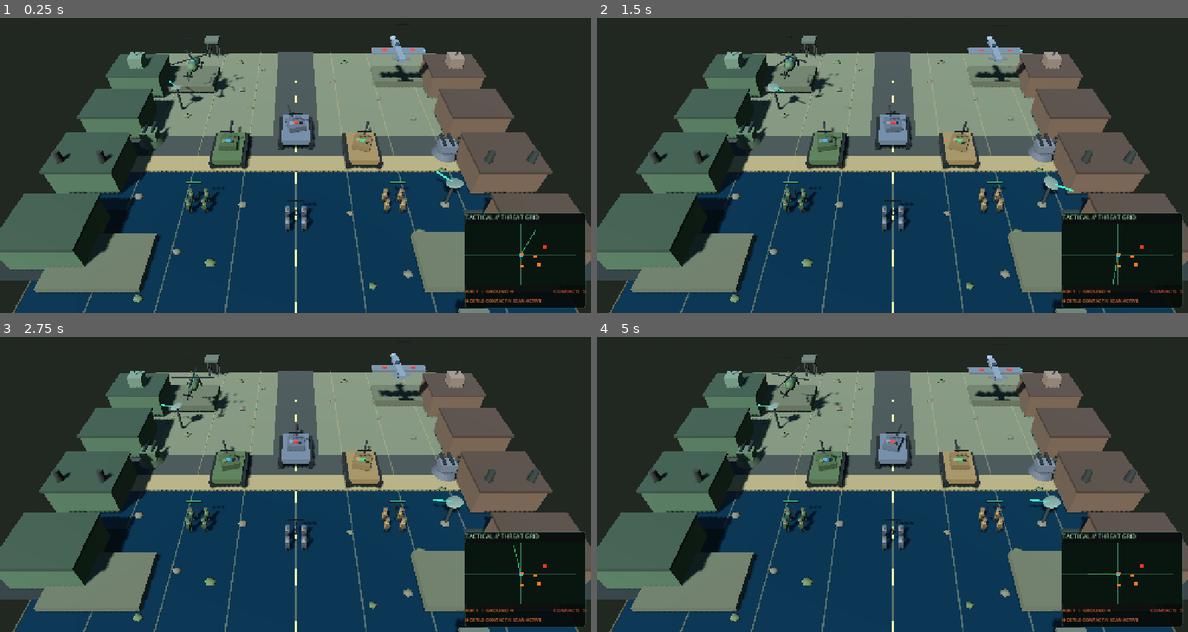
Above: before the commit, frames 1-4 (two rows, left to right).
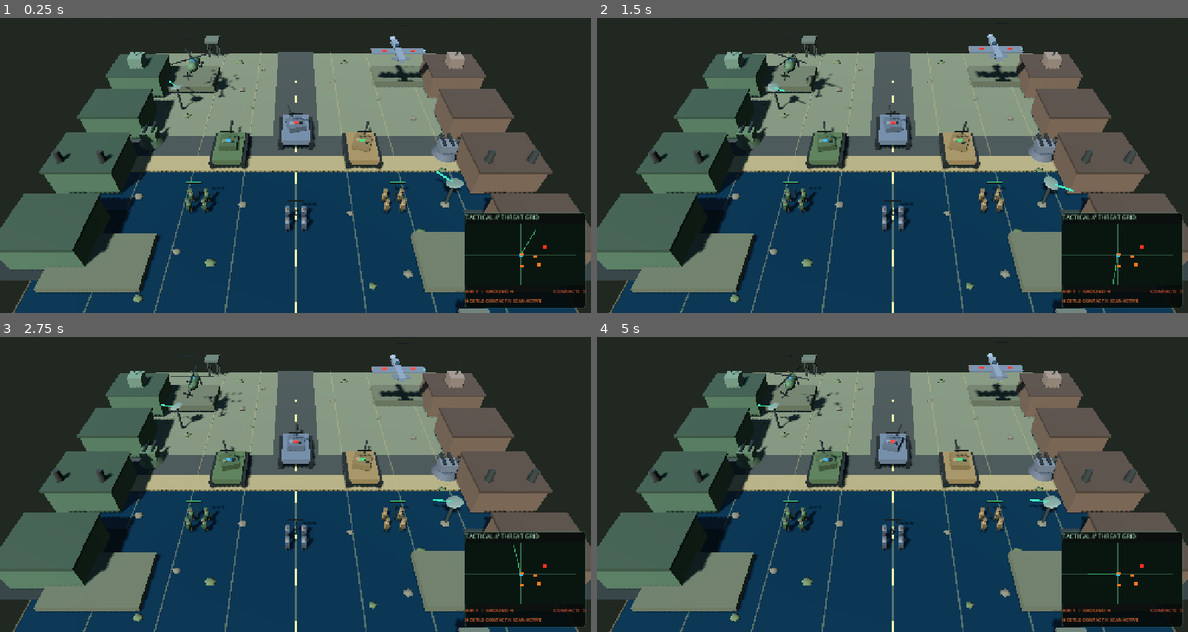
Above: after the commit, the same moments.

Repository: Jamalalbaroty/storm-generals-mobil
Game: Godot game, scene res://prototype_3d/battlefield_3d.tscn
The game is run twice, just before and just after one commit, with the same random seed, the same clock (stepped at 60 frames per second) and the same inputs. This scene is started directly instead of the project's main scene.
Inputs (mouse positions are in pixels of both pictures, inside the frame that each line leads up to):
- Up to frame 1 (0.25 s): no input
- Up to frame 2 (1.5 s): move the mouse to (1022, 130) at 0.52 s; click (1022, 130) at 0.67 s; drag from (774, 162) to (862, 212) at 1.27 s
- Up to frame 3 (2.75 s): move the mouse to (354, 393) at 2.02 s; click (354, 393) at 2.17 s
- Up to frame 4 (5 s): drag from (862, 531) to (715, 416) at 2.77 s; move the mouse to (1069, 516) at 3.52 s; click (1069, 516) at 3.67 s; drag from (715, 416) to (803, 384) at 4.27 s

The runs differ from the first frame. In frame 1, 0.1% of the frame differs, in the area x 29-73%, y 6-27%; in frame 2, 0.5%; in frame 3, 0.5%, in the area x 28-73%, y 5-28%; in frame 4, 0.5%.

Commit message:
Apply dark tactical green style to selection HUD

Diff:
--- a/prototype_3d/battlefield_3d.gd
+++ b/prototype_3d/battlefield_3d.gd
@@ -2185,10 +2185,20 @@
 	selection_count_label.name = "SelectionCountLabel"
 	selection_count_label.position = Vector2(22.0, 22.0)
 	selection_count_label.add_theme_font_size_override("font_size", 22)
-	selection_count_label.add_theme_color_override("font_color", Color(0.92, 0.96, 0.88))
-	selection_count_label.add_theme_color_override("font_shadow_color", Color(0.02, 0.04, 0.03, 0.92))
+	selection_count_label.add_theme_color_override("font_color", Color(0.48, 0.94, 0.58))
+	selection_count_label.add_theme_color_override("font_shadow_color", Color(0.01, 0.025, 0.015, 0.96))
 	selection_count_label.add_theme_constant_override("shadow_offset_x", 2)
 	selection_count_label.add_theme_constant_override("shadow_offset_y", 2)
+	var selection_hud_panel := StyleBoxFlat.new()
+	selection_hud_panel.bg_color = Color(0.025, 0.075, 0.045, 0.88)
+	selection_hud_panel.border_color = Color(0.22, 0.62, 0.34, 0.92)
+	selection_hud_panel.set_border_width_all(2)
+	selection_hud_panel.set_corner_radius_all(7)
+	selection_hud_panel.content_margin_left = 12.0
+	selection_hud_panel.content_margin_right = 12.0
+	selection_hud_panel.content_margin_top = 6.0
+	selection_hud_panel.content_margin_bottom = 6.0
+	selection_count_label.add_theme_stylebox_override("normal", selection_hud_panel)
 	selection_count_label.visible = false
 	hud_layer.add_child(selection_count_label)
 
